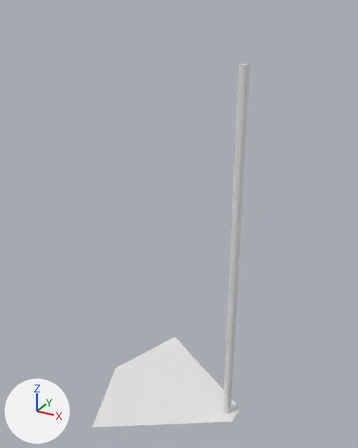
Two versions of the Blender file models/Desk lamp.blend, one commit apart.
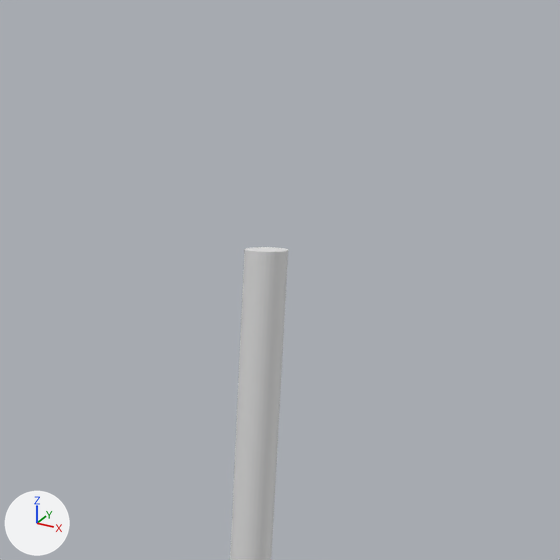
Each version appears first whole from a 50 mm camera at (13.82, -34.83, 20.47) aimed at (-5.67, 0.62, 2.74), and next in a close-up on the part from 49% to 89% of the width and 0% to 32% of the height. Every picture has the same lights, and +X, +Y and +Z are marked at lower left.
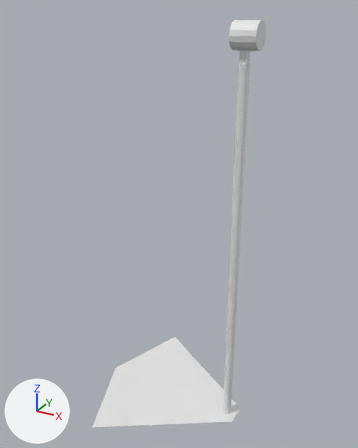
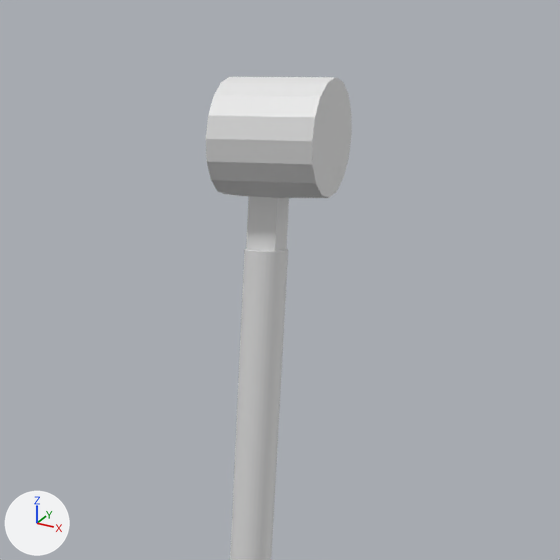
Pixel boxes (x1, y1, x2, y2) of what changed, in the close-ups (560 x 560 px):
'Cylinder', reshaped: before (230, 247, 288, 560); after (206, 77, 352, 560)
part 1 of me_cylinder, built on: before (245, 247, 288, 252); after (206, 77, 352, 252)

Patch to the scene script:
```diff
--- a/models/Desk lamp.blend.py
+++ b/models/Desk lamp.blend.py
@@ me_cylinder @@
 # used by ob_cylinder; location = (0.0, 0.0, 0.0); scale = (0.4, 0.4, 16.6)
-me_cylinder.from_pydata(...)  # 101 vertices, 74 faces; spans x -33.1..2.5, y -20.0..20.0, z -0.9..1.0
+me_cylinder.from_pydata(...)  # 137 vertices, 106 faces; spans x -33.1..2.9, y -20.0..20.0, z -0.9..1.2
+# me_cylinder part 1
+# 1 face is deleted
+# 21 vertices are added at x -2.1..2.9, y -2.6..2.4, z 1.1..1.2
+# 15 new vertices lie (5.0, 0.0, 0.0) away from vertices in x -2.1, y -2.6..2.4, z 1.1..1.2
+# 33 new faces join them
```
